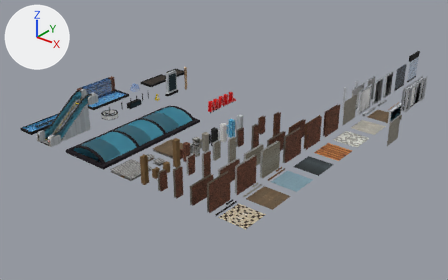
One commit to the FBX model Assets/VXR1161/Models/DealStealer-ModelKit.fbx: the scene before it, then after it.
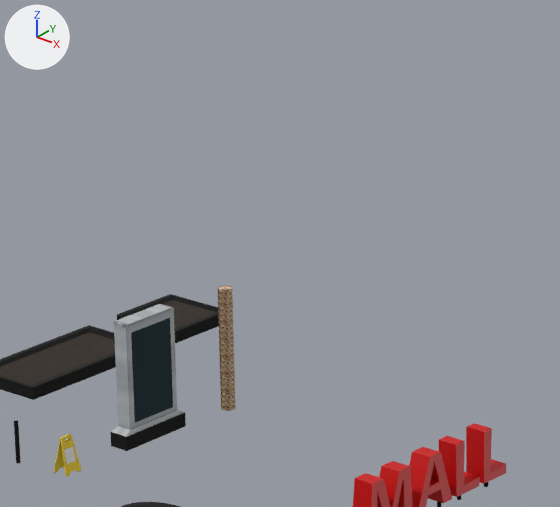
The first picture shows the older version from a camera (50 mm lens) standing at (26.2, -35.7, 29.9) and looking at (-17.3, 18.7, -3.9). The close-ups show the older and then the newer version on the part from 32% to 55% of the width and 6% to 38% of the height of that picture. Only the edits that show in the close-ups are written down. Lighting does not change. The marker at upper left points along +X, +Y and +Z. Where no turn or scale is listed for an object, it has been applied to the vertices. Vertices at exactly the same position are counted once.

Before the edit, the objects in view are built like this:
```python
me_cube_057 = bpy.data.meshes.new('Cube.057')
me_cube_057.from_pydata(...)  # 64 vertices, 71 faces; spans x -0.5..0.0, y 0.0..2.0, z 0.0..3.0
# faces by material slot: [69, 2]
me_cube_057.materials.append(mat_trim_sheet)  # picture img_mall__trim_sheet__png
me_cube_057.materials.append(mat_screen)  # picture img_mall__trim_sheet__png
me_cylinder_001 = bpy.data.meshes.new('Cylinder.001')
me_cylinder_001.from_pydata(...)  # 97 vertices, 96 faces; spans x -0.17..0.17, y -0.17..0.17, z 0.0..3.0
me_cylinder_001.materials.append(mat_trim_sheet)  # picture img_mall__trim_sheet__png
me_plane = bpy.data.meshes.new('Plane')
me_plane.from_pydata(...)  # 266 vertices, 204 faces; spans x -0.4..0.0, y -0.001..0.501, z -0.005..0.88
# faces by material slot: [202, 2]
me_plane.materials.append(mat_trim_sheet)  # picture img_mall__trim_sheet__png
me_plane.materials.append(mat_wet_floor_graphic)  # white #e7e7e7
ob_info_sign = bpy.data.objects.new('Info Sign', me_cube_057)
ob_info_sign.location = (-26.0, 18.0, 0.0)
ob_palm_tree = bpy.data.objects.new('Palm Tree', me_cylinder_001)
ob_palm_tree.location = (-26.0, 21.5, 0.0)
ob_wet_floor_sign = bpy.data.objects.new('Wet Floor Sign', me_plane)
ob_wet_floor_sign.location = (-26.0, 16.0, 0.0)
# also in view: 'Flower Bed' at (-31.0, 21.0, 0.2); 'Mall Entrance Sign' at (-18.2, 19.5, 0.7); 'Flower Bed.Small' at (-31.0, 25.0, 0.2)
```
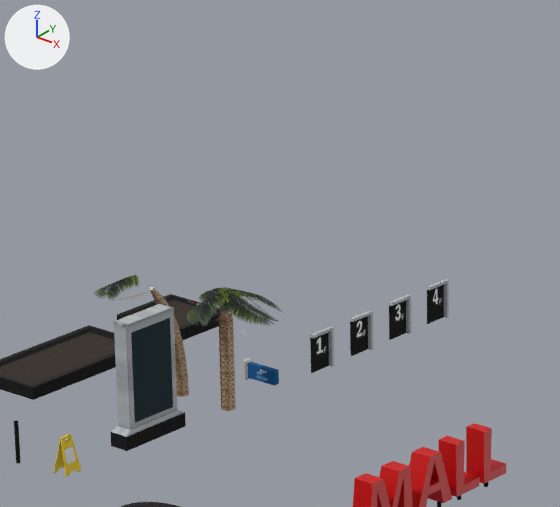
What differs and where, as boxes [x1, y1, x2, y2] in the close-ups (560 x 507 px; the box of a moved part takes in the faces that stretch with it):
'Palm Tree', reshaped
    before: [218, 286, 236, 411]
    after: [187, 287, 280, 411]
'Floor Sign.F1', added
    after: [310, 326, 334, 373]
'Floor Sign.F2', added
    after: [350, 310, 373, 356]
'Palm Tree.Bent', added (brown)
    after: [150, 287, 189, 397]
'Floor Sign.F3', added
    after: [389, 295, 411, 340]
'Floor Sign.F4', added
    after: [427, 279, 449, 324]
'Escalator Sign', added (blue)
    after: [242, 358, 279, 386]
'Plane.004', added
    after: [95, 275, 138, 299]
part 1 of me_cylinder_001, added
    after: [187, 288, 229, 325]
part 2 of me_cylinder_001, added
    after: [219, 287, 275, 324]
part 3 of me_cylinder_001, added
    after: [220, 288, 280, 310]
part 4 of me_cylinder_001, added
    after: [200, 287, 224, 302]
part 5 of me_cylinder_001, moved or reshaped
    before: [218, 286, 233, 325]
    after: [219, 287, 233, 325]

What the commit changed:
me_cylinder_001 is used by ob_palm_tree; location (-26.0, 21.5, 0.0).
me_cylinder_001 had 97 vertices, 96 faces and spanned x -0.17..0.17, y -0.17..0.17, z 0.0..3.0.
me_cylinder_001 now has 153 vertices, 120 faces and spans x -1.42..1.44, y -1.43..1.44, z 0.0..3.02.
me_cylinder_001 part 1: a new loose piece of 14 vertices spanning x -0.42..0.58, y -1.43..0.06, z 2.42..3.02, in mat_trim_sheet (picture img_mall__trim_sheet__png).
me_cylinder_001 part 2: a new loose piece of 14 vertices spanning x -0.16..1.44, y -0.67..0.57, z 2.29..3.02, in mat_trim_sheet (picture img_mall__trim_sheet__png).
me_cylinder_001 part 3: a new loose piece of 14 vertices spanning x -0.55..0.9, y -0.23..1.44, z 2.3..3.02, in mat_trim_sheet (picture img_mall__trim_sheet__png).
me_cylinder_001 part 4: a new loose piece of 14 vertices spanning x -1.42..0.29, y -0.51..1.11, z 2.3..3.02, in mat_trim_sheet (picture img_mall__trim_sheet__png).
Part 5, on me_cylinder_001:
24 vertices move from x -0.17..0.17, y -0.17..0.17, z 2.57..3.0 to x -0.13..0.13, y -0.13..0.13, z 2.57..3.0.
Mesh me_cube_092 is new.
It has 17 vertices, 15 faces and spans x 0.01..0.11, y 0.0..0.75, z 0.0..1.0.
It uses material mat_trim_sheet (picture img_mall__trim_sheet__png).
Mesh me_plane_011 is new.
It has 14 vertices, 6 faces and spans x -0.42..0.58, y -1.5..0.0, z -0.26..0.01.
It uses material mat_trim_sheet (picture img_mall__trim_sheet__png).
Mesh me_cube_091 is new.
It has 17 vertices, 15 faces and spans x 0.01..0.11, y 0.0..0.75, z 0.0..1.0.
It uses material mat_trim_sheet (picture img_mall__trim_sheet__png).
Mesh me_cube_093 is new.
It has 17 vertices, 15 faces and spans x 0.01..0.11, y 0.0..0.75, z 0.0..1.0.
It uses material mat_trim_sheet (picture img_mall__trim_sheet__png).
Mesh me_cube_094 is new.
It has 17 vertices, 15 faces and spans x 0.01..0.11, y 0.0..0.75, z 0.0..1.0.
It uses material mat_trim_sheet (picture img_mall__trim_sheet__png).
Mesh me_cube_089 is new.
It has 36 vertices, 27 faces and spans x -1.0..0.0, y 0.13..0.39, z 0.0..0.5.
It uses material mat_trim_sheet (picture img_mall__trim_sheet__png).
Mesh me_cylinder_003 is new.
It has 97 vertices, 96 faces and spans x -0.18..0.18, y -0.95..0.18, z 0.0..2.94.
It uses material mat_trim_sheet (picture img_mall__trim_sheet__png).
Object 'Floor Sign.F2' (ob_floor_sign_f2) is new; it shows me_cube_092.
Its location is (-26.0, 26.0, 0.0).
Object 'Plane.004' (ob_plane_004) is new; it shows me_plane_011.
Its location is (-27.86, 20.45, 3.21).
Object 'Floor Sign.F1' (ob_floor_sign_f1) is new; it shows me_cube_091.
Its location is (-26.0, 24.5, 0.0).
Object 'Floor Sign.F3' (ob_floor_sign_f3) is new; it shows me_cube_093.
Its location is (-26.0, 27.5, 0.0).
Object 'Floor Sign.F4' (ob_floor_sign_f4) is new; it shows me_cube_094.
Its location is (-26.0, 29.0, 0.0).
Object 'Escalator Sign' (ob_escalator_sign) is new; it shows me_cube_089.
Its location is (-26.0, 23.0, 0.0).
Object 'Palm Tree.Bent' (ob_palm_tree_bent) is new; it shows me_cylinder_003.
Its location is (-27.5, 21.5, 0.0).
